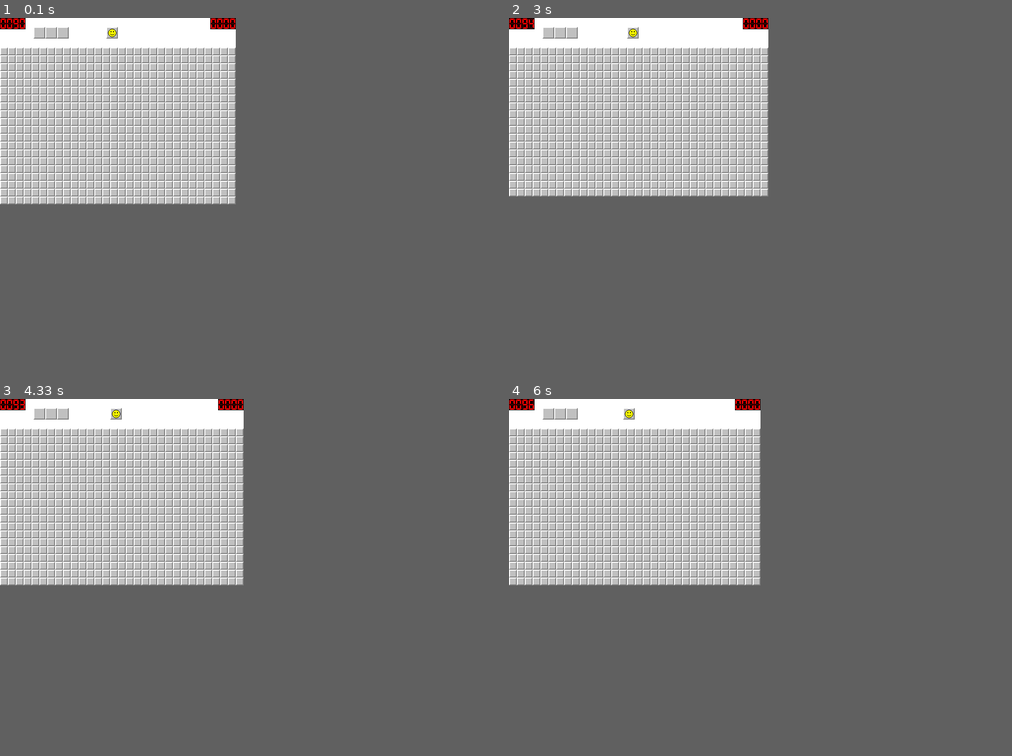
Above: before the commit, frames 1-4 (two rows, left to right).
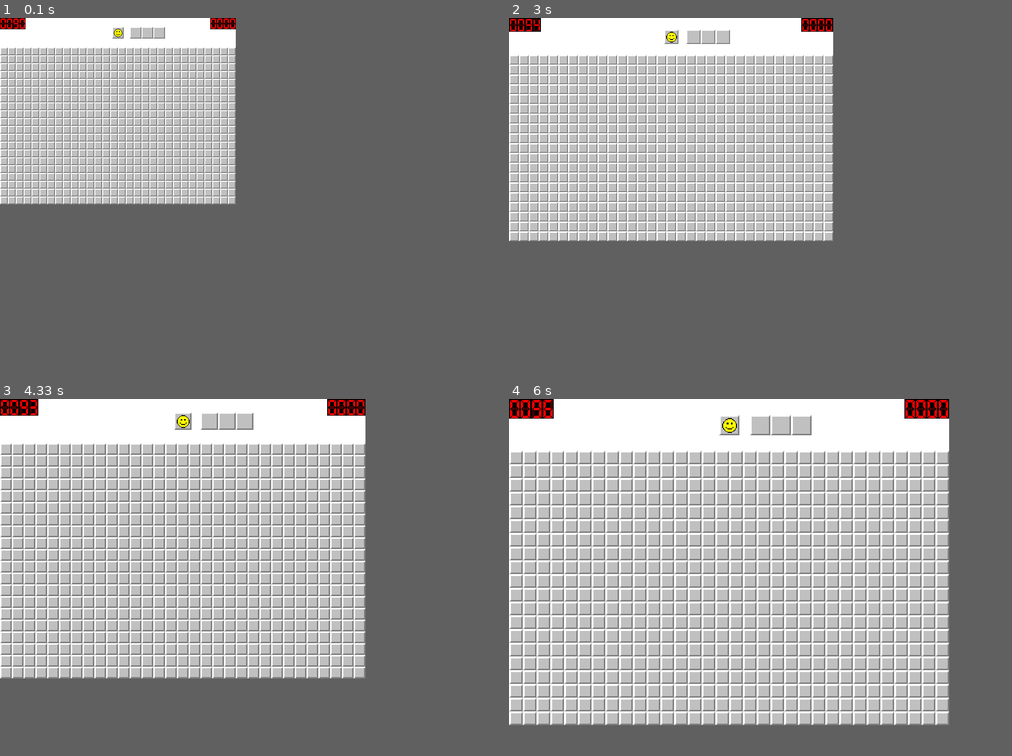
Above: after the commit, the same moments.

Repository: Dahmon/MinesweeperPygame
Game: pygame game, started from minesweeper.py
Same seed, same stepped clock (60 frames per second), same inputs: the game is played once before the commit and once after it.
Inputs (mouse positions are in pixels of both pictures, inside the frame that each line leads up to):
- Up to frame 1 (0.1 s): no input
- Up to frame 2 (3 s): click (519, 25) at 0.38 s; click (529, 50) at 0.72 s; hold - 1-1.47 s; hold Right 1-1.47 s; tap = at 1.5, 2.82 s; hold Right 1.83-2.3 s; hold Up 2.33-2.63 s; hold Right from 2.67 s (still down)
- Up to frame 3 (4.33 s): release Right at 3.13 s; hold Left 3.17-3.7 s; hold Down 3.73-4.03 s; hold Left from 4.07 s (still down); tap = at 4.22 s
- Up to frame 4 (6 s): release Left at 4.47 s; hold Up 4.5-4.87 s; hold Right 4.9-5.53 s; hold Down 5.57-5.93 s; tap = at 5.72 s; hold Left from 5.97 s (still down)
In frame 2 the window is 528x364 before the commit and 660x455 after it. Grey fills any space a smaller window leaves; there, only what the larger window draws over its background counts as a difference.

The runs differ from the first frame. In frame 1, 0.5% of the frame differs, in the area x 6-33%, y 2-6%; in frame 2, 20%; in frame 3, 28%; in frame 4, 40%, in the area x 0-88%, y 0-92%.

Commit message:
* Implemented scaling of all sprites based on setting, can be adjusted using the + and - keys * Fixed bug where end screen would label question mark cells and incorrect bombs * Added keyboard shortcut console output to button3

Diff:
--- a/classes.py
+++ b/classes.py
@@ -27,7 +27,7 @@
 			self.closeButton.handleMouseUp(event)
 
 class Display():
-	def __init__(self, rect, length = 4):
+	def __init__(self, rect, length):
 		self.rect = rect
 		self.length = length
 		self.numberSS = SpriteSheet('spritesheets/number-sprites.png')
@@ -45,8 +45,11 @@
 			(117,0,13,23),
 		]
 
+		self.scale = readOrCreatePickle('save', Settings()).scale
+		self.spriteSize = (int(13 * self.scale), int(23 * self.scale))
+
 		self.digits = [None] * self.length
-		self.displaySurface = pygame.Surface((13 * self.length,23))
+		self.displaySurface = pygame.Surface(((13 * self.scale) * self.length, 23 * self.scale))
 
 	def setDisplay(self, number):
 		paddedNumber = str(math.trunc(number)).zfill(self.length)
@@ -57,34 +60,38 @@
 				self.digits[index] = self.numberSS.image_at(self.negative)
 			else:
 				spriteIndex = int(paddedNumber[index])
-				self.displaySurface.blit(self.numberSS.image_at(self.numberSprites[spriteIndex]), (13 * index, 0))
+				self.displaySurface.blit(pygame.transform.scale(self.numberSS.image_at(self.numberSprites[spriteIndex]), self.spriteSize), ((13 * self.scale) * index, 0))
 
 class Button():
 	def __init__(self, pos, onMouseUp):
 		self.onMouseUp = onMouseUp
 
+		self.scale = readOrCreatePickle('save', Settings()).scale
+		self.spriteSize = (int(24 * self.scale), int(24 * self.scale))
+
 		self.buttonSS = SpriteSheet('spritesheets/button-sprites.png')
 		self.blank = (0,0,24,24)
 		self.blankPressed = (24,0,24,24)
+		self.disabled = (48,0,24,24)
 
-		self.surf = self.buttonSS.image_at(self.blank)
-		self.surf.set_colorkey((255, 255, 255), pygame.RLEACCEL)
+		self.surf = pygame.transform.scale(self.buttonSS.image_at(self.blank), self.spriteSize)
+		self.surf.set_colorkey((0, 0, 0), pygame.RLEACCEL)
 		self.rect = self.surf.get_rect(center=(pos))
 
 		self.isPressed = False
 
 	def applySprite(self, sprite):
-		self.surf = self.buttonSS.image_at(sprite)
+		self.surf = pygame.transform.scale(self.buttonSS.image_at(sprite), self.spriteSize)
 
 	def handleMouseDown(self, event):
 		if event.button == 1 and self.rect.collidepoint(pygame.mouse.get_pos()):
 			self.isPressed = True
-			self.surf = self.buttonSS.image_at(self.blankPressed)
+			self.surf = pygame.transform.scale(self.buttonSS.image_at(self.blankPressed), self.spriteSize)
 
 	def handleMouseUp(self, event):
 		if self.isPressed:
 			self.isPressed = False
-			self.surf = self.buttonSS.image_at(self.blank)
+			self.surf = pygame.transform.scale(self.buttonSS.image_at(self.blank), self.spriteSize)
 
 			if self.rect.collidepoint(pygame.mouse.get_pos()):
 				self.onMouseUp(event)
@@ -92,7 +99,8 @@
 
 class Face():
 	def __init__(self, pos):
-		self.isPressed = False
+		self.scale = readOrCreatePickle('save', Settings()).scale
+		self.spriteSize = (int(24 * self.scale), int(24 * self.scale))
 
 		self.faceSS = SpriteSheet('spritesheets/face-sprites.png')
 		self.smile = (0,0,24,24)
@@ -101,16 +109,22 @@
 		self.win = (72,0,24,24)
 		self.dead = (96,0,24,24)
 
-		self.surf = self.faceSS.image_at(self.smile)
+		self.isPressed = False
+
+		self.surf = pygame.transform.scale(self.faceSS.image_at(self.smile), self.spriteSize)
 		self.surf.set_colorkey((255, 255, 255), pygame.RLEACCEL)
 		self.rect = self.surf.get_rect(center=(pos))
 
+		# x, y = pos
+		# self.rect = self.surf.get_rect(center=(x, y * self.scale))
+
 	def applySprite(self, sprite):
-		self.surf = self.faceSS.image_at(sprite)
-
+		self.surf = pygame.transform.scale(self.faceSS.image_at(sprite), self.spriteSize)
 
 class Cell():
 	def __init__(self, x, y):
+		self.scale = readOrCreatePickle('save', Settings()).scale
+		self.spriteSize = (int(16 * self.scale), int(16 * self.scale))
 		# Cell state
 		self.isActive = True
 		self.isPressed = False
@@ -119,7 +133,7 @@
 		self.lockedState = 0
 		self.neighbouringBombs = 0
 
-		self.cellSS = SpriteSheet('spritesheets/cell-sprites-2.png')
+		self.cellSS = SpriteSheet('spritesheets/cell-sprites.png')
 
 		# cell sprites
 		self.normal = (0,0,16,16)
@@ -148,10 +162,12 @@
 			self.question
 		]
 
-		self.surf = self.cellSS.image_at((0,0,16,16))
-		self.surf.set_colorkey((255, 255, 255), pygame.RLEACCEL)
+		self.surf = pygame.transform.scale(self.cellSS.image_at(self.normal), self.spriteSize)
+		self.surf.set_colorkey((0, 0, 0), pygame.RLEACCEL)
 
-		self.rect = self.surf.get_rect(center=(x+8, y+8))
+		self.rect = self.surf.get_rect(topleft=(x, y))
 
 	def applySprite(self, sprite):
-		self.surf = self.cellSS.image_at(sprite)
+		scale = readOrCreatePickle('save', Settings()).scale
+		spriteSize = (int(16 * scale), int(16 * scale))
+		self.surf = pygame.transform.scale(self.cellSS.image_at(sprite), spriteSize)
--- a/minesweeper.py
+++ b/minesweeper.py
@@ -16,6 +16,8 @@
 	K_ESCAPE,
 	K_LCTRL,
 	K_b,
+	K_MINUS,
+	K_EQUALS,
 	KEYDOWN,
 	KEYUP,
 	QUIT,
@@ -41,15 +43,15 @@
 		pygame.init()
 		self.clock = pygame.time.Clock()
 		self.startTicks = pygame.time.get_ticks()
+		self.gameTime = float()
 		self.gameState = GameState.IDLE.value # 0 = lost, 1 = running, 2 = win, 3 = idle
-		self.clickCount = 0
-		self.revealedCellCount = 0
 
 		# set up variables
 		self.settings = readOrCreatePickle('save', Settings())
 		self.bombCount = self.settings.getBombCount()
-		self.faceButtonRowHeight = 60
 		self.showBombs = False
+		self.clickCount = 0
+		self.revealedCellCount = 0
 
 		self._initUi()
 		self._initGame()
@@ -62,8 +64,10 @@
 			self._updateScreen()
 
 	def _initUi(self):
-		SCREEN_WIDTH = self.settings.boardWidth * 16
-		SCREEN_HEIGHT = self.settings.boardHeight * 16 + self.faceButtonRowHeight
+		self.faceButtonRowHeight = 60 * self.settings.scale
+		middleOfRow = (self.faceButtonRowHeight / 2)
+		SCREEN_WIDTH = int((self.settings.boardWidth * 16) * self.settings.scale)
+		SCREEN_HEIGHT = int(((self.settings.boardHeight * 16) * self.settings.scale) + self.faceButtonRowHeight)
 
 		# set up the drawing window
 		self.screen = pygame.display.set_mode([SCREEN_WIDTH, SCREEN_HEIGHT])
@@ -72,21 +76,23 @@
 		pygame.display.set_caption('Minesweeper')
 
 		self.displays = []
-		self.flagDisplay = Display(0)
+		self.flagDisplay = Display(0, self.settings.displayLength)
 		self.flagDisplay.setDisplay(self.bombCount)
 		self.displays.append(self.flagDisplay)
-		self.timeDisplay = Display(SCREEN_WIDTH - 52)
+		self.timeDisplay = Display((SCREEN_WIDTH - (self.settings.displayLength * 13) * self.settings.scale), self.settings.displayLength)
 		self.timeDisplay.setDisplay(0)
 		self.displays.append(self.timeDisplay)
 
 		self.sprites = []
 		# set up face and sprites
-		self.face = Face(((SCREEN_WIDTH - 24) / 2, 30))
+		self.face = Face((SCREEN_WIDTH / 2, middleOfRow))
 		self.sprites.append(self.face)
 
-		self.button1 = Button((80, 30), self._onButton1Click)
-		self.button2 = Button((104, 30), self._onButton2Click)
-		self.button3 = Button((128, 30), self._onButton3Click)
+		distanceFromFace = 12 * self.settings.scale
+		positionNextToFace = ((SCREEN_WIDTH / 2) + 24 * self.settings.scale) + distanceFromFace
+		self.button1 = Button((positionNextToFace, middleOfRow), self._onButton1Click)
+		self.button2 = Button((positionNextToFace + 24 * self.settings.scale, middleOfRow), self._onButton2Click)
+		self.button3 = Button((positionNextToFace + 48 * self.settings.scale, middleOfRow), self._onButton3Click)
 		self.buttons = [self.button1, self.button2, self.button3]
 
 		self.modal = ModalWindow()
@@ -97,7 +103,8 @@
 		for row in range(self.settings.boardHeight):
 			self.cells.append([])
 			for col in range(self.settings.boardWidth):
-				cell = Cell(col * 16, (row * 16) + self.faceButtonRowHeight)
+				cellSize = 16 * self.settings.scale
+				cell = Cell((col * cellSize), (row * cellSize) + self.faceButtonRowHeight)
 				self.sprites.append(cell)
 				self.cells[row].append(cell)
 
@@ -121,8 +128,8 @@
 		# Ensure program maintains a rate of 30 frames per second
 		self.clock.tick(30)
 
-		self.gameTime = (pygame.time.get_ticks() - self.startTicks) / 1000
 		if self.gameState == GameState.RUNNING.value:
+			self.gameTime = (pygame.time.get_ticks() - self.startTicks) / 1000
 			self.timeDisplay.setDisplay(math.floor(self.gameTime))
 
 		# draw all sprites
@@ -181,6 +188,15 @@
 					for cell in row:
 						if cell.isBomb:
 							cell.applySprite(cell.bomb if self.showBombs else cell.cellStates[cell.lockedState])
+
+			if event.type == KEYDOWN and event.key in (K_MINUS, K_EQUALS):
+				if event.key == K_EQUALS:
+					self.settings.scale += 0.25
+				if event.key == K_MINUS:
+					self.settings.scale -= 0.25
+
+				pickle.dump(self.settings, open('save', 'wb'), pickle.HIGHEST_PROTOCOL)
+				self._resetGame()
 
 			if event.type == KEYDOWN and event.key in (K_UP, K_DOWN, K_LEFT, K_RIGHT):
 				if event.key == K_UP:
@@ -336,7 +352,7 @@
 							cell.applySprite(cell.bombClicked)
 						else:
 							cell.applySprite(cell.bomb)
-				elif cell.lockedState:
+				elif cell.lockedState == 1:
 					cell.applySprite(cell.bombIncorrect)
 
 	def _onButton1Click(self, event):
@@ -351,7 +367,9 @@
 		self._resetGame()
 		print('Settings reset')
 	def _onButton3Click(self, event):
-		print('Button 3')
+		print('Use <Arrow Keys> to change the width and height of the board')
+		print('Use <Minus> and <Plus> to change the scale of the UI')
+		print('Use <B> to reveal/hide bombs')
 
 
 	def _checkWinCondition(self):
--- a/resources/Minesweeper.txt
+++ b/resources/Minesweeper.txt
@@ -1,5 +1,8 @@
-bugs:
-[ ] _handleCellMouseUp not setting cell isBomb to false when bombRatio is 1
+Idea:
+
+Bugs:
+[ ] Scaling resets entire game
+[ ] Face does not show :o when clicking on inactive cells
 
 TODO:
 [ ] 1. Optimize game, should be able to loop through all functions less times and pass the current cell to each function rather than looping in every one
--- a/settings.py
+++ b/settings.py
@@ -9,6 +9,9 @@
 		self.losses = 0
 		self.resets = 0
 
+		self.scale = 1
+		self.displayLength = 4
+
 		self.winLengths = []
 		self.lossLengths = []
 
